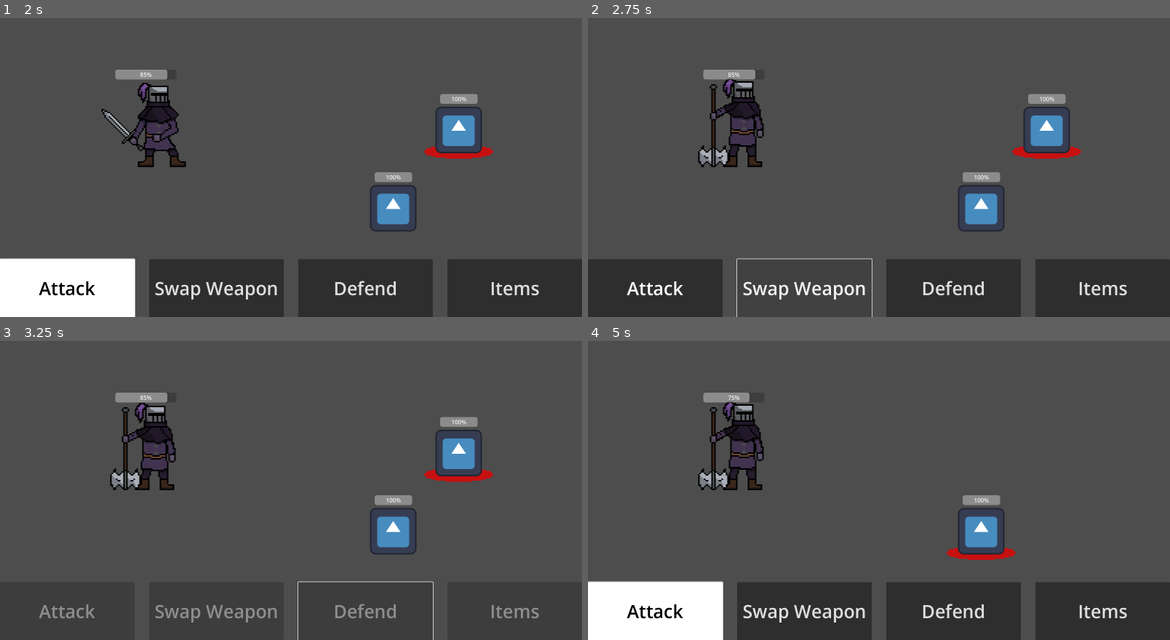
Above: before the commit, frames 1-4 (two rows, left to right).
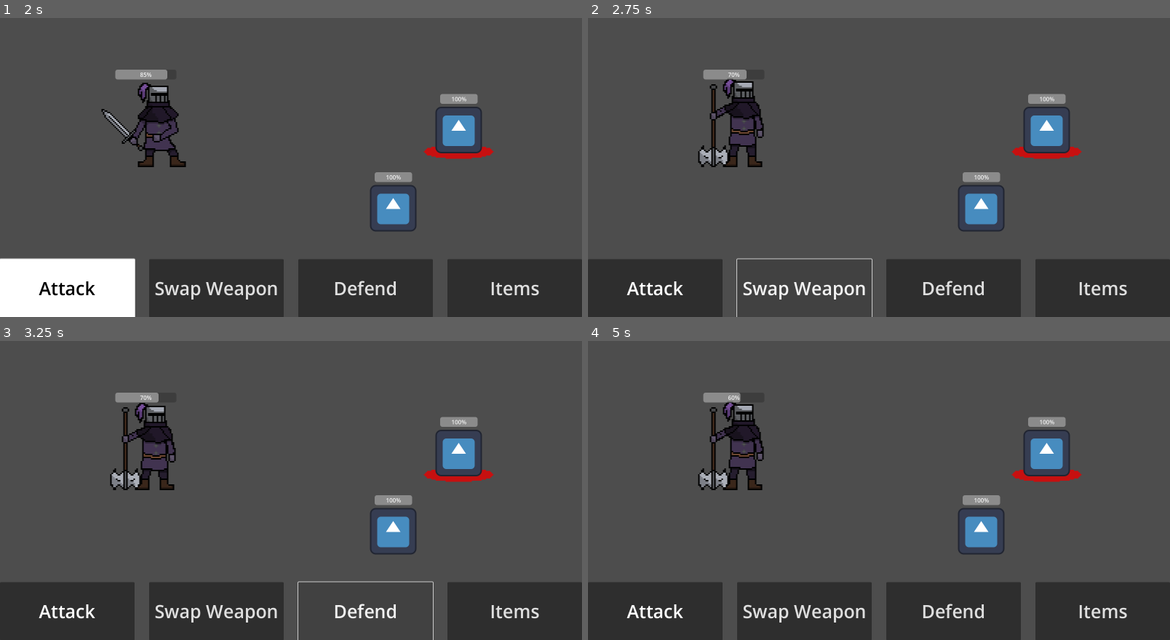
Above: after the commit, the same moments.

Repository: mwingerden/Shinko
Game: Godot game, scene res://Scenes/Levels/level_1.tscn
Same seed, same stepped clock (60 frames per second), same inputs: the game is played once before the commit and once after it. The engine's default icon, where the game draws it, is replaced by a stand-in: a white triangle on a blue panel in a dark square.
Inputs (mouse positions are in pixels of both pictures, inside the frame that each line leads up to):
- Up to frame 1 (2 s): click "Attack" at 0.5 s; hold Up (ui_up) from 1.28 s (still down)
- Up to frame 2 (2.75 s): release Up (ui_up) at 2 s; click "Swap Weapon" at 2 s
- Up to frame 3 (3.25 s): click "Defend" at 2.75 s
- Up to frame 4 (5 s): click (1100, 610) at 3.5 s, where only the run after the commit has a clickable "Items"; click (681, 610) at 4.25 s, where only the run after the commit has a clickable "2 Health Potions"

Frame 1 is identical in both runs. In frame 2, less than 0.1% of the frame differs, in the area x 24-29%, y 17-21%; in frame 3, 1.0%; in frame 4, 6.1%, in the area x 0-85%, y 17-100%.

Commit message:
Change the chance of dropping items and changed that the enemies take their turn after swapping weapons.

Diff:
--- a/Scripts/Utility/battle.gd
+++ b/Scripts/Utility/battle.gd
@@ -98,7 +98,7 @@
 
 func spawn_potion(pos):
 	var rand_drop = rng.randi_range(1, 100)
-	if rand_drop <= 99:
+	if rand_drop <= 70:
 		var rand_potion = rng.randi_range(0, 1)
 		if rand_potion:
 			potion = health_potion.instantiate()
@@ -125,6 +125,7 @@
 
 func _on_swap_weapon_pressed():
 	player.swap_weapon()
+	enemies_turn()
 
 func disable_buttons(value):
 	$"../Actions/Panel/HBoxContainer/Attack".disabled = value
